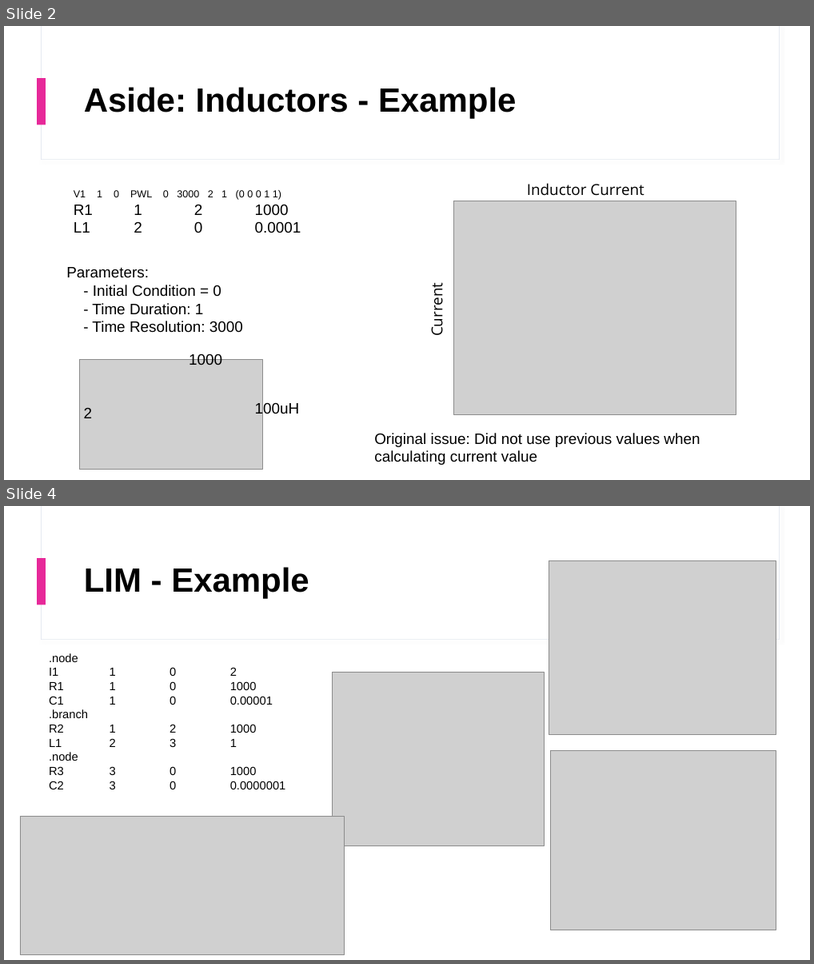
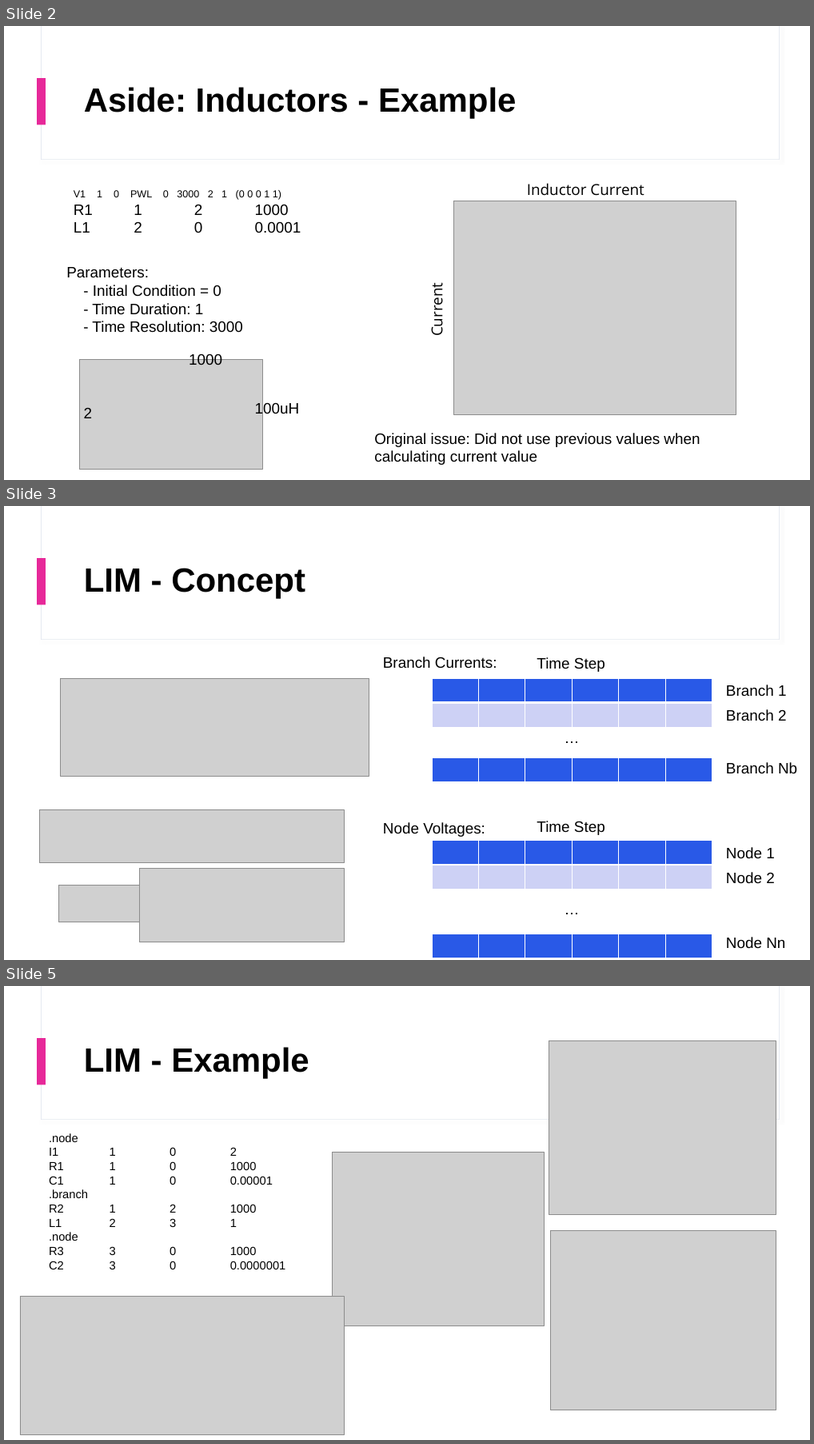
Before and after one commit to mguo5/ee537, a slide deck: HW3.pptx. Shown one above the other, each under a label of ours: slides 2 and 4 before the commit, slides 2, 3 and 5 after it; the slides between them are not shown. The pictures are 814x964 and 814x1444 pixels, drawn with LibreOffice and Linux fonts; fonts in the diff are those of the drawing; grey boxes stand for pictures. Boxes give left, top, right and bottom in pixels: in the first picture for what was removed or moved away, otherwise in the second. Text is boxed around its words. In the diff, an @@ line names an element or a change of style, - is before the commit and + after.

```diff
--- a/HW3.pptx
+++ b/HW3.pptx
@@ slide 3 added at box(4, 506, 810, 960), background #FFFFFF; not listed: 3 template elements that a slide beside it also shows @@
@@ title added at box(84, 568, 306, 599), 40 pt, text #000000, bold @@
+LIM - Concept
@@ text added at box(383, 656, 498, 668), 18 pt, text #000000 @@
+Branch Currents:
@@ text added at box(537, 657, 606, 672), 18 pt, text #000000 @@
+Time Step
@@ picture added at box(61, 679, 370, 776) @@
@@ table added at box(432, 679, 712, 728), 2 rows, 6 columns @@
+ |  |  |  |  | 
+ |  |  |  |  | 
@@ text added at box(726, 684, 787, 696), 18 pt, text #000000 @@
+Branch 1
@@ text added at box(726, 709, 787, 720), 18 pt, text #000000 @@
+Branch 2
@@ text added at box(558, 725, 586, 749), 18 pt, text #000000 @@
+…
@@ table added at box(432, 758, 712, 783), 1 rows, 6 columns @@
+ |  |  |  |  | 
@@ text added at box(726, 762, 798, 774), 18 pt, text #000000 @@
+Branch Nb
@@ picture added at box(39, 809, 344, 863) @@
@@ text added at box(383, 822, 486, 836), 18 pt, text #000000 @@
+Node Voltages:
@@ table added at box(432, 840, 712, 889), 2 rows, 6 columns @@
+ |  |  |  |  | 
+ |  |  |  |  | 
@@ text added at box(537, 820, 606, 835), 18 pt, text #000000 @@
+Time Step
@@ text added at box(726, 847, 775, 859), 18 pt, text #000000 @@
+Node 1
@@ picture added at box(59, 884, 139, 922) @@
@@ picture added at box(139, 868, 345, 942) @@
@@ text added at box(726, 872, 775, 884), 18 pt, text #000000 @@
+Node 2
@@ text added at box(558, 896, 586, 921), 18 pt, text #000000 @@
+…
@@ table added at box(432, 934, 712, 959), 1 rows, 6 columns @@
+ |  |  |  |  | 
@@ text added at box(726, 936, 786, 948), 18 pt, text #000000 @@
+Node Nn
@@ what was slide 4 is now slide 5 @@
```
Also in this commit, not shown: 1 slide changed, 2 other files.
